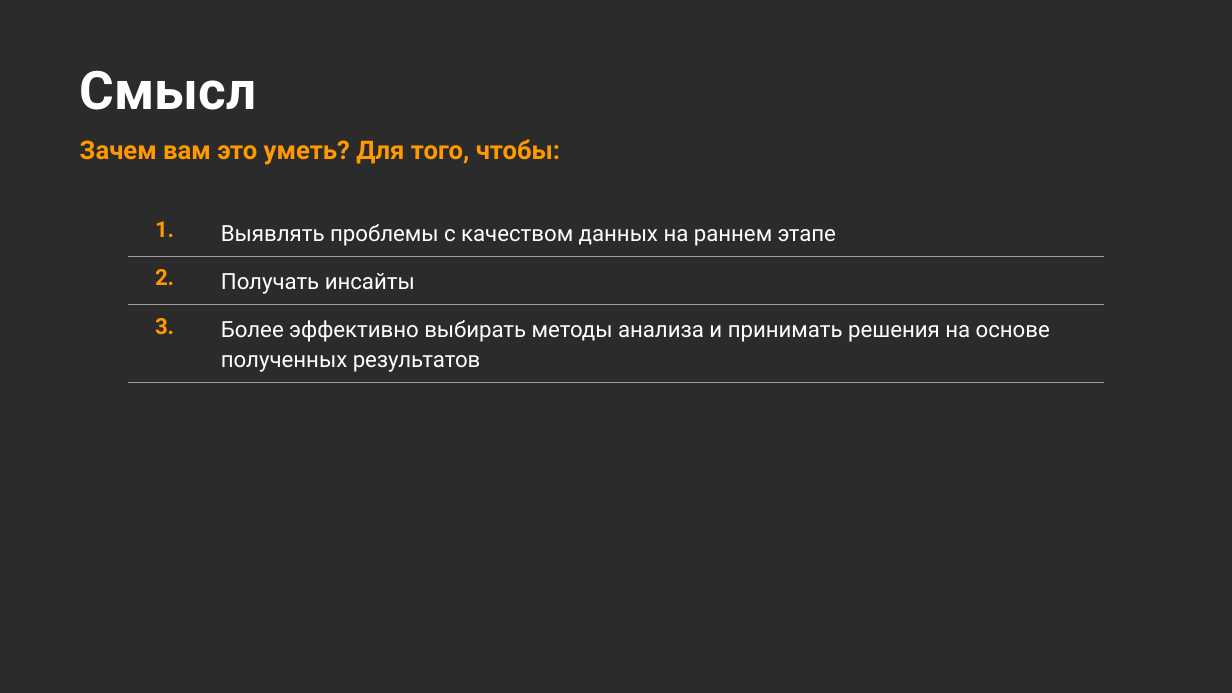
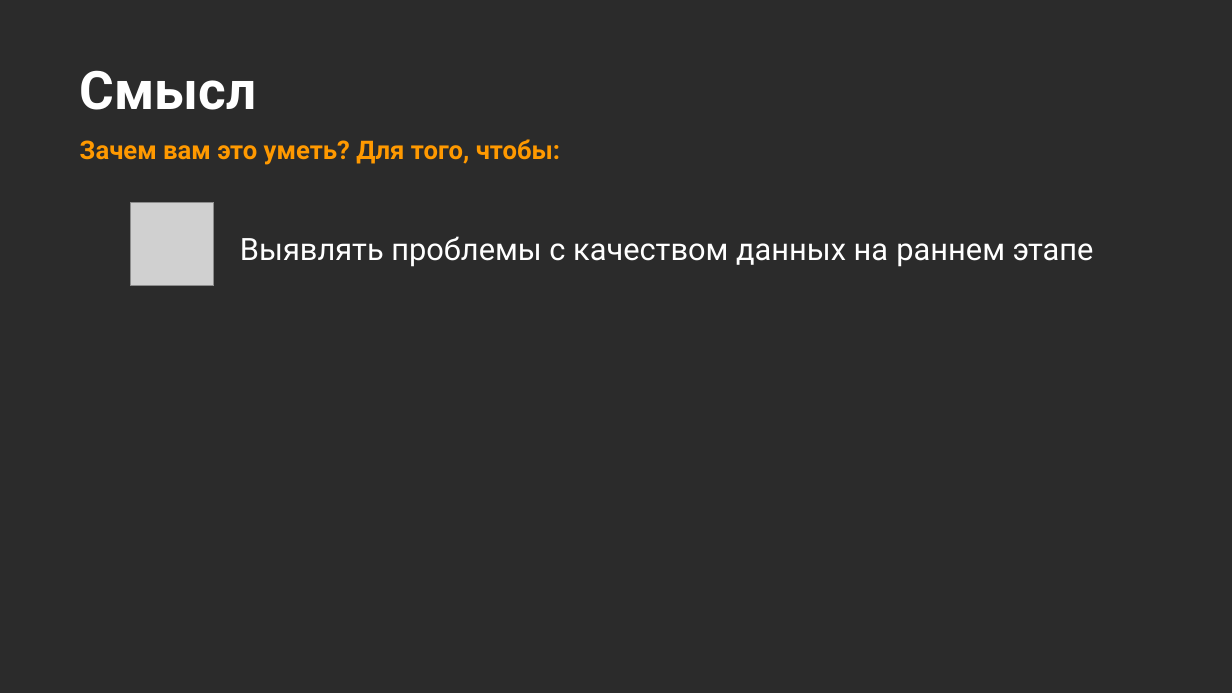
Before and after one commit to Marwolaeth/OTUS_R4DA, a slide deck: slide 11 of teaching/R4DA-EDA4ML.pptx (slide 7 before the commit). Drawn at 1232x693 pixels with LibreOffice and Linux fonts; fonts in the diff are those of the drawing; grey boxes stand for pictures; background and template pictures are left out; a plain dark background stands for a picture behind light text. Boxes give left, top, right and bottom in pixels: in the first picture for what was removed or moved away, otherwise in the second. Text is boxed around its words. In the diff, an @@ line names an element or a change of style, - is before the commit and + after.

```diff
--- a/teaching/R4DA-EDA4ML.pptx
+++ b/teaching/R4DA-EDA4ML.pptx
@@ table removed at (x1=128, y1=208, x2=1104, y2=381), 3 rows, 2 columns @@
-1. | Выявлять проблемы с качеством данных на раннем этапе
-2. | Получать инсайты
-3. | Более эффективно выбирать методы анализа и принимать решения на основе полученных результатов
@@ picture added at (x1=131, y1=202, x2=214, y2=286) @@
@@ text added at (x1=240, y1=236, x2=1094, y2=267), 18 pt, text #FFFFFF @@
+Выявлять проблемы с качеством данных на раннем этапе
```
Also in this commit, not shown: 47 slides added, 29 slides removed, 4 other files.
